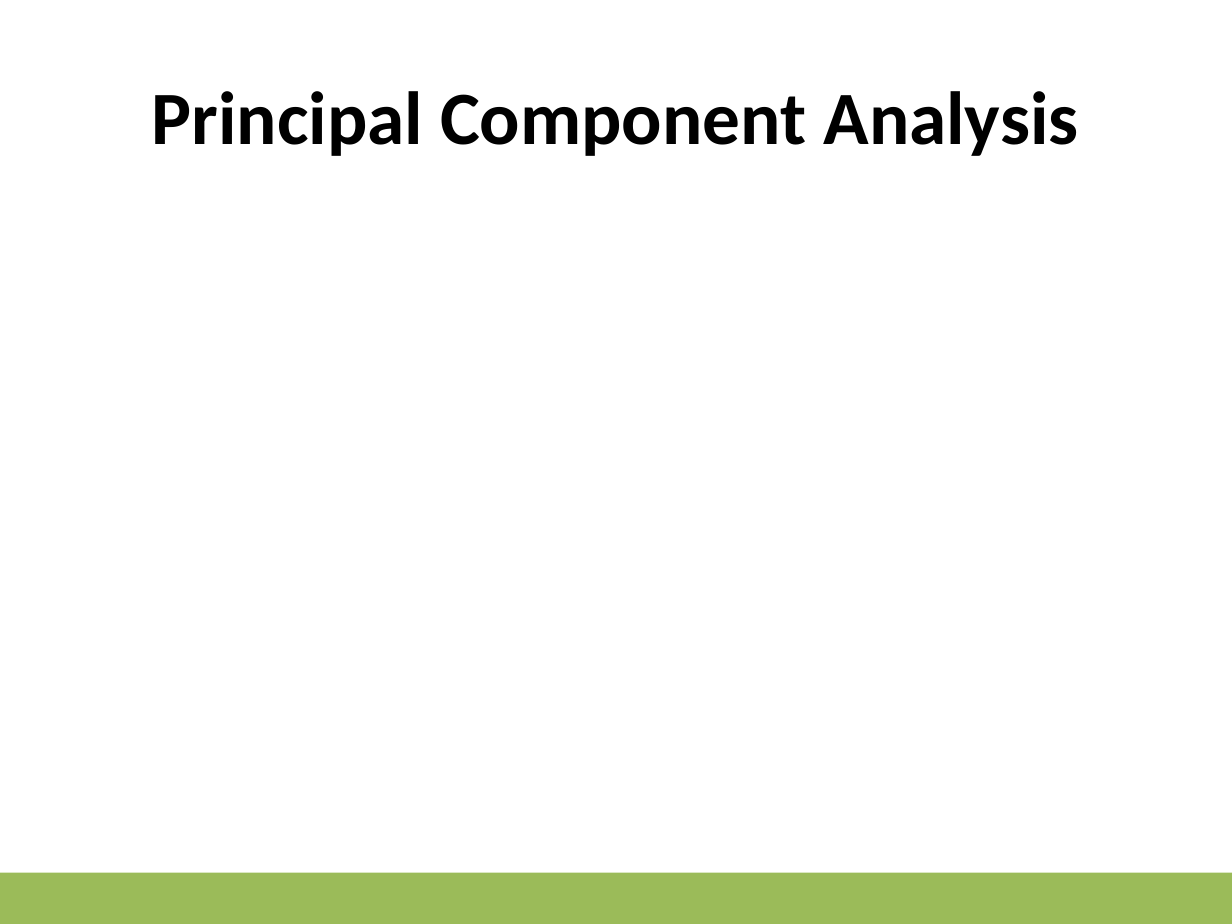
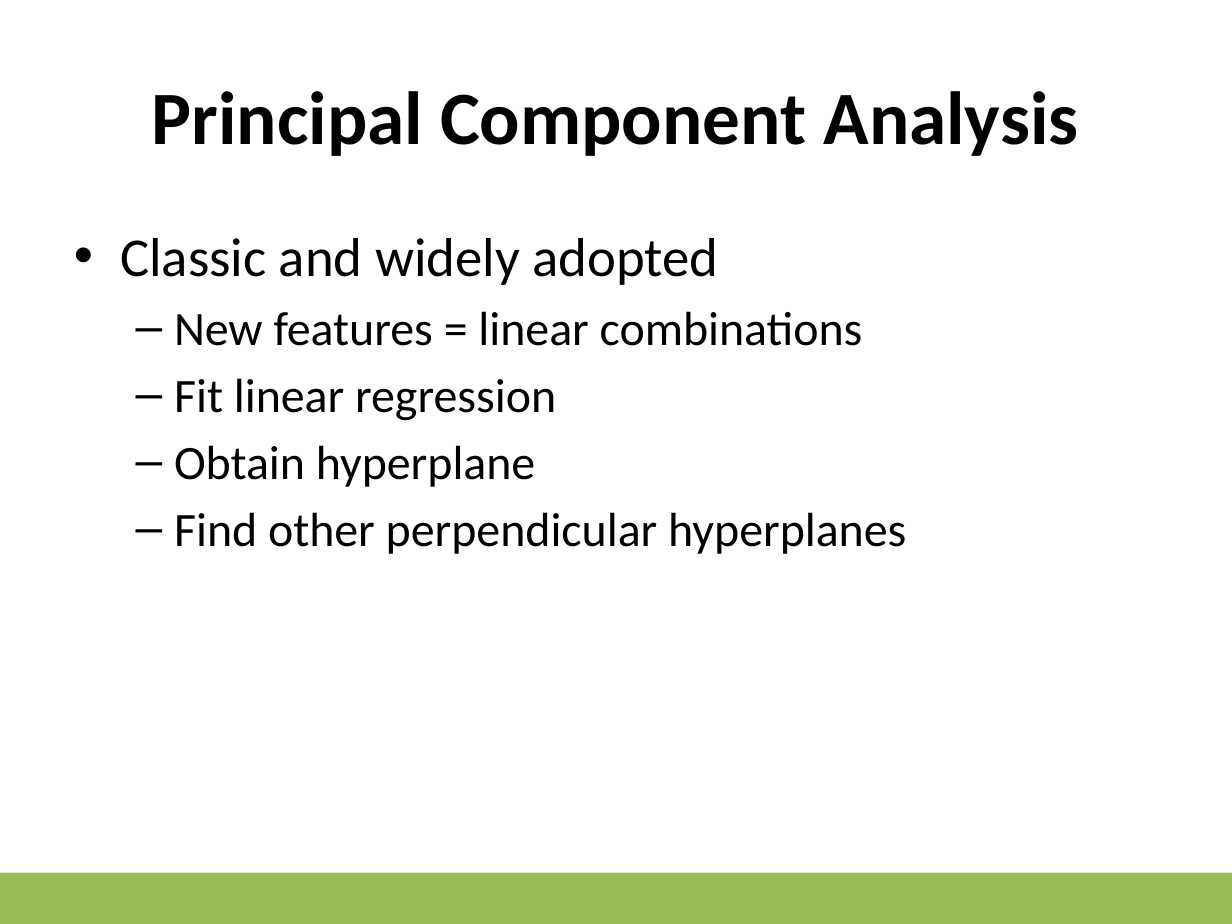
Before and after one commit to albertotonda/teaching, a slide deck: slide 4 of ml-subjects/Unsupervised ML.pptx (slide 3 before the commit). Drawn at 1232x924 pixels with LibreOffice and Linux fonts; fonts in the diff are those of the drawing; background and template pictures are left out. Boxes give left, top, right and bottom in pixels: in the first picture for what was removed or moved away, otherwise in the second. Text is boxed around its words. In the diff, an @@ line names an element or a change of style, - is before the commit and + after.

```diff
--- a/ml-subjects/Unsupervised ML.pptx
+++ b/ml-subjects/Unsupervised ML.pptx
@@ text added at bbox=[120, 238, 906, 554], 28 pt, text #000000 @@
+• Classic and widely adopted
+  – New features = linear combinations
+  – Fit linear regression
+  – Obtain hyperplane
+  – Find other perpendicular hyperplanes
```
Also in this commit, not shown: 2 other slides changed, 4 slides added, 1 slide removed, 4 other files.
